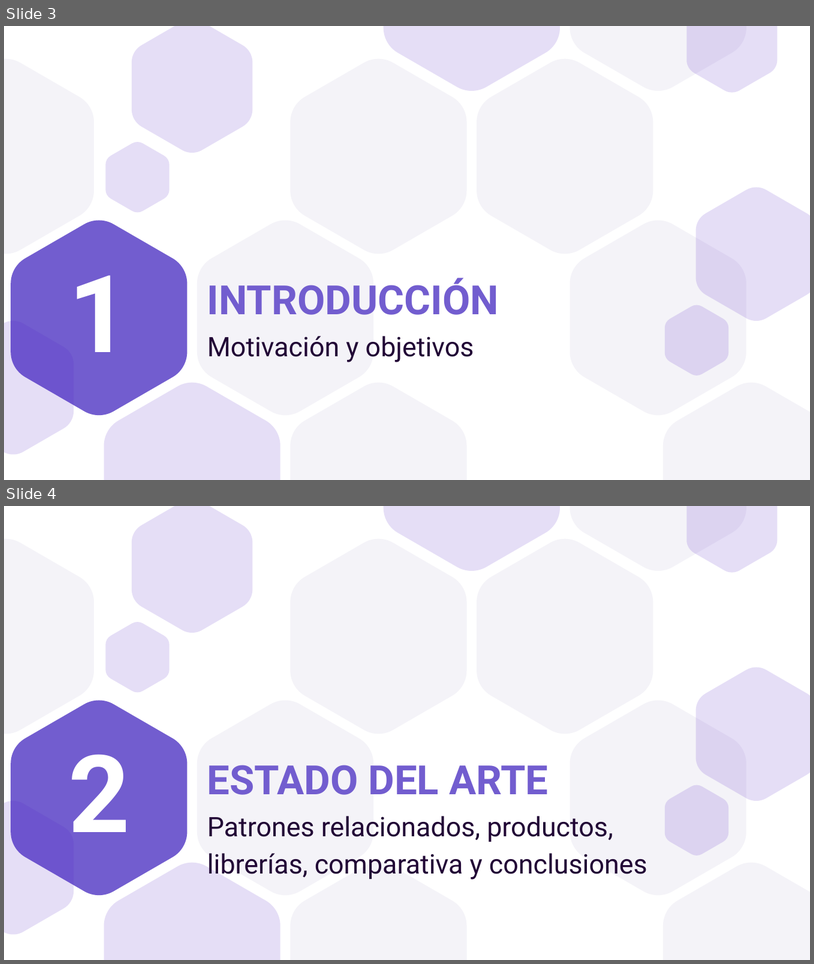
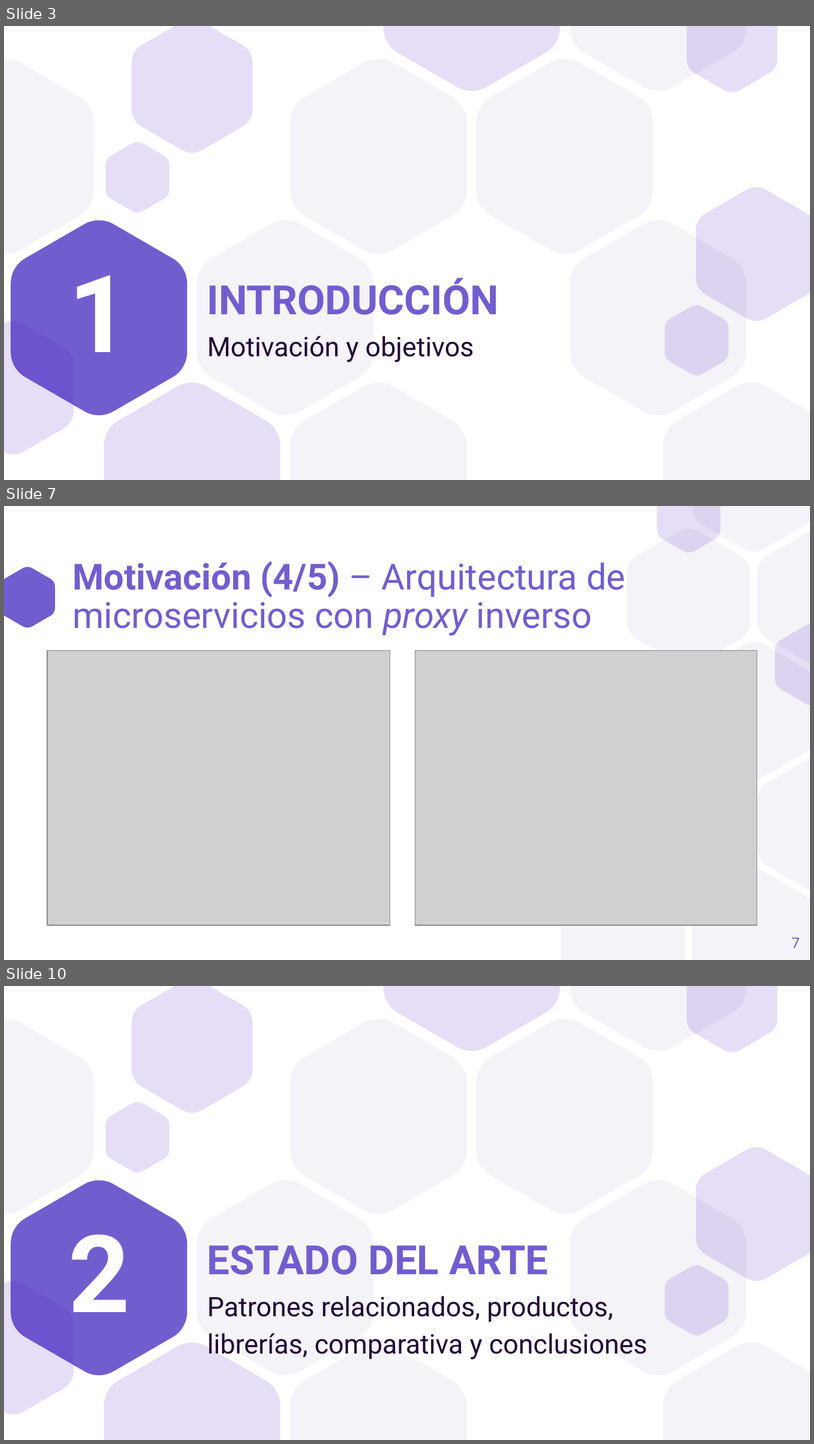
Before and after one commit to a1ex9788/TFG, a slide deck: TFG_AlejandroCarrion.pptx. Shown one above the other, each under a label of ours: slides 3 and 4 before the commit, slides 3, 7 and 10 after it; the slides between them are not shown. The pictures are 814x964 and 814x1444 pixels, drawn with LibreOffice and Linux fonts; fonts in the diff are those of the drawing; grey boxes stand for pictures. Boxes give left, top, right and bottom in pixels: in the first picture for what was removed or moved away, otherwise in the second. Text is boxed around its words. In the diff, an @@ line names an element or a change of style, - is before the commit and + after.

```diff
--- a/TFG_AlejandroCarrion.pptx
+++ b/TFG_AlejandroCarrion.pptx
@@ slide 7 added at (4, 506, 810, 960), background #FFFFFF @@
@@ freeform shape added at (4, 567, 55, 627), fill #725DCF @@
@@ title added at (73, 561, 626, 636), 32 pt, text #725DCF @@
+Motivación (4/5) – Arquitectura de microservicios con proxy inverso
@@ picture added at (48, 651, 390, 925) @@
@@ picture added at (415, 651, 757, 925) @@
@@ group added at (561, 506, 810, 959): 9 freeform shapes @@
@@ page number added at (792, 937, 800, 948), 13 pt, text #725DCF @@
+7
@@ what was slide 4 is now slide 10 @@
```
Also in this commit, not shown: 5 slides changed, 14 other slides added, 1 slide removed.
